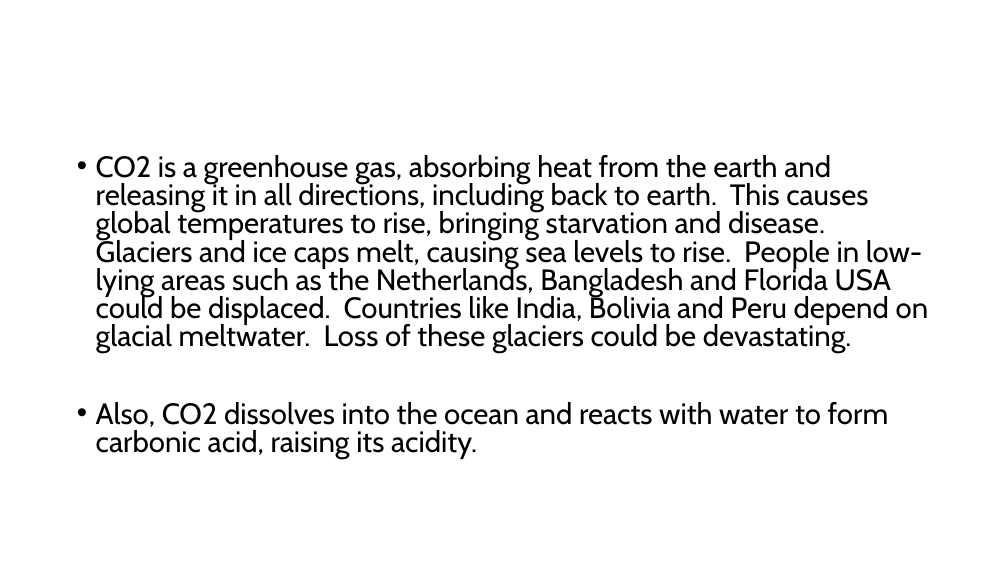
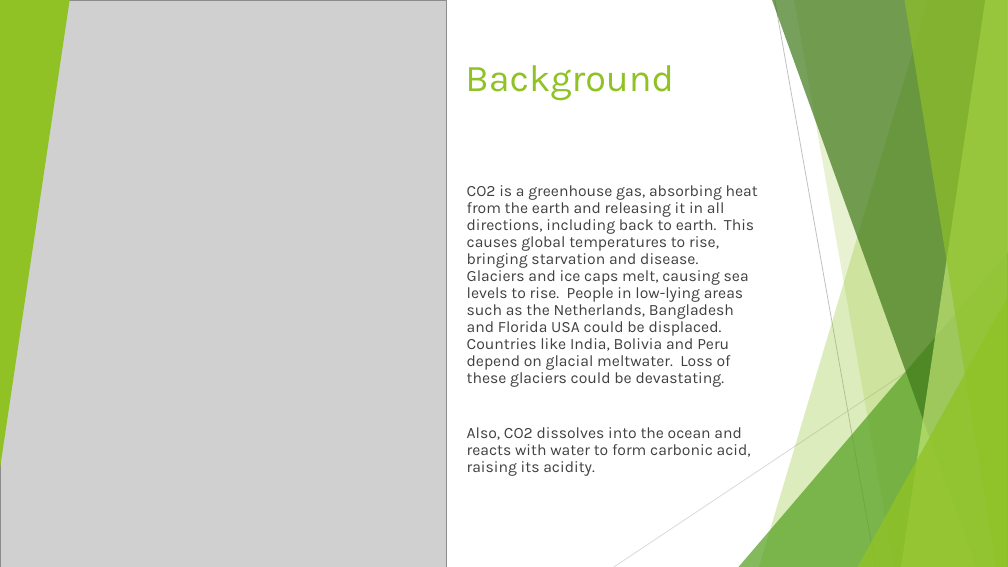
Before and after one commit to ddaniel2024/Project-3, a slide deck: slide 4 of powerpoint.pptx (slide 3 before the commit). Drawn at 1008x567 pixels with LibreOffice and Linux fonts; fonts in the diff are those of the drawing; grey boxes stand for pictures. Boxes give left, top, right and bottom in pixels: in the first picture for what was removed or moved away, otherwise in the second. Text is boxed around its words. In the diff, an @@ line names an element or a change of style, - is before the commit and + after.

```diff
--- a/powerpoint.pptx
+++ b/powerpoint.pptx
@@ picture added at bbox=[0, 0, 446, 567] @@
@@ triangle added at bbox=[0, 0, 70, 469], fill #90C226 @@
@@ title added at bbox=[465, 65, 674, 101], 36 pt, text #90C226 @@
+Background
@@ text "CO2 is a greenhouse gas, ...": place and size @@
-text "CO2 is a greenhouse gas, ..." at bbox=[96, 155, 929, 459]
+text "CO2 is a greenhouse gas, ..." at bbox=[467, 185, 758, 476]
@@ text "CO2 is a greenhouse gas, ..." at bbox=[467, 185, 758, 476]: size 28 to 15 pt, font Cabin to Karla, text colour #000000 to #404040; bullet • to ▶; line spacing 0.8 to 0.9 @@
@@ group added at bbox=[0, 0, 1008, 567]: 5 freeform shapes, 3 triangles, 2 lines @@
```
Also in this commit, not shown: 7 other slides changed, 15 slides added, 4 slides removed.
